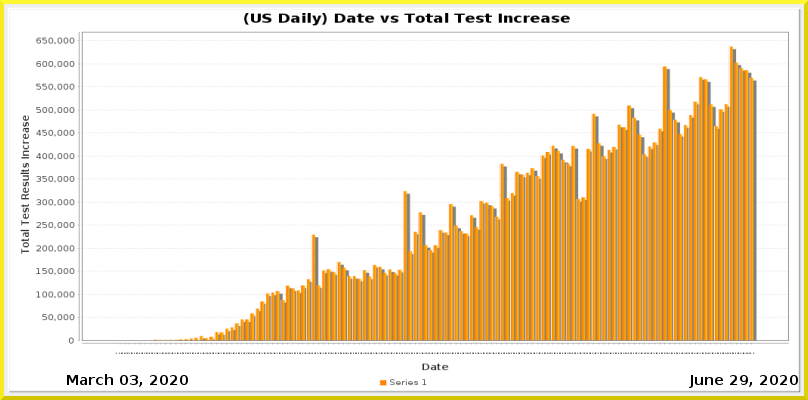
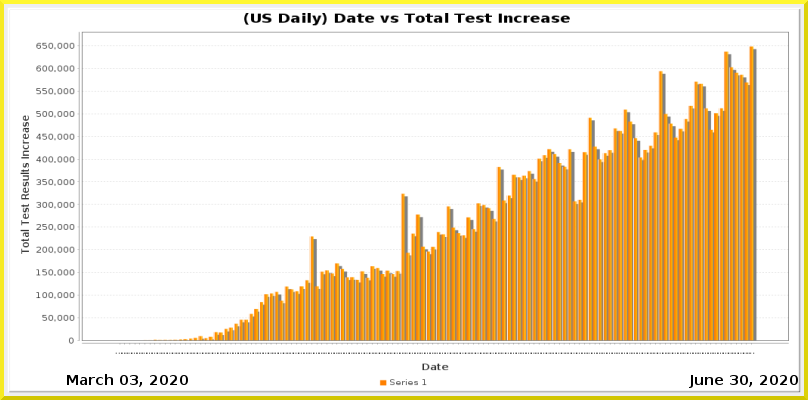
The second 808 x 400 image is a revision of the first. Changes to its layers:
painted on "Current Date" over <box>730,375,748,385</box>
painted on "Date_vs_TestIncrease.png" over <box>36,37,789,354</box>
